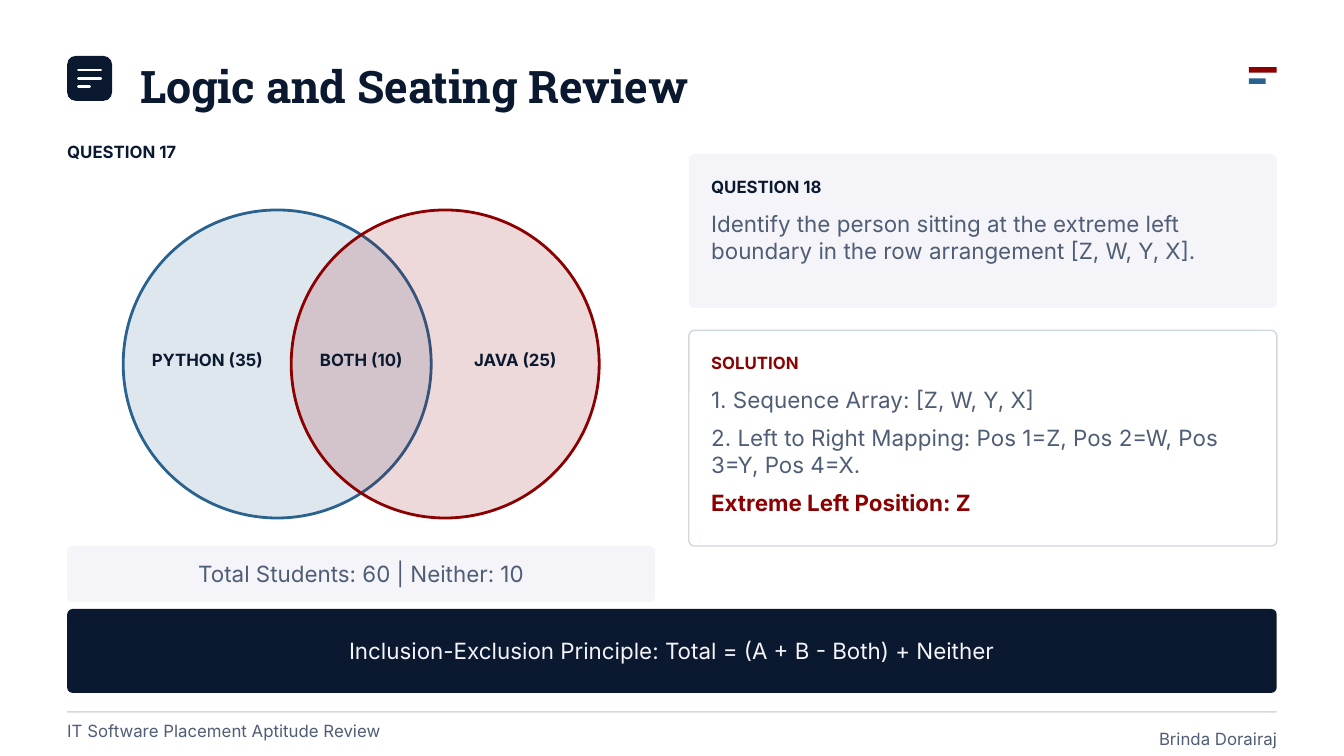
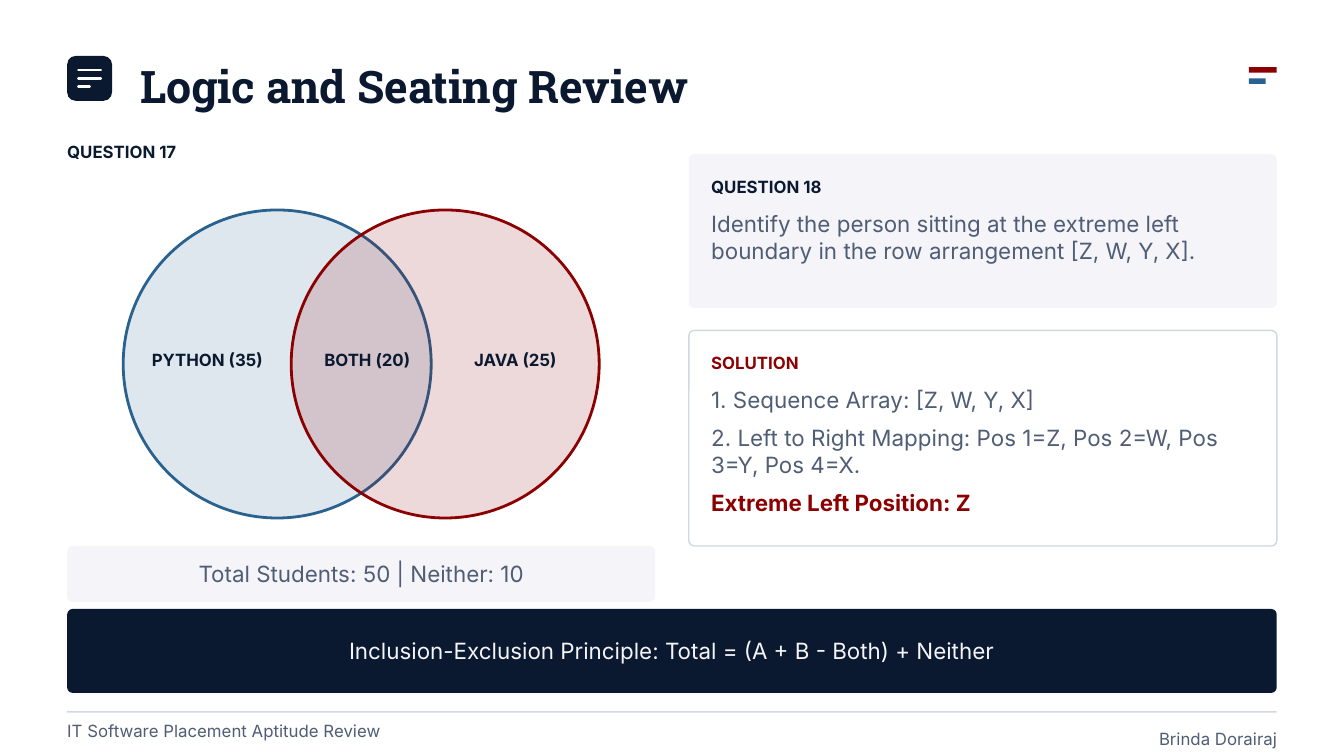
Before and after one commit to brinda-25/workshop, a slide deck: slide 10 of Day1/aptitude/aptitude_quiz.pptx. Drawn at 1344x756 pixels with LibreOffice and Linux fonts; fonts in the diff are those of the drawing. Boxes give left, top, right and bottom in pixels: in the first picture for what was removed or moved away, otherwise in the second. Text is boxed around its words. In the diff, an @@ line names an element or a change of style, - is before the commit and + after.

```diff
--- a/Day1/aptitude/aptitude_quiz.pptx
+++ b/Day1/aptitude/aptitude_quiz.pptx
@@ text at [324,352,411,369]: text changed @@
-BOTH (10)
+BOTH (20)
@@ text at [199,565,523,583]: text changed @@
-Total Students: 60 | Neither: 10
+Total Students: 50 | Neither: 10
```
Also in this commit, not shown: 7 other slides changed, 1 other file.
